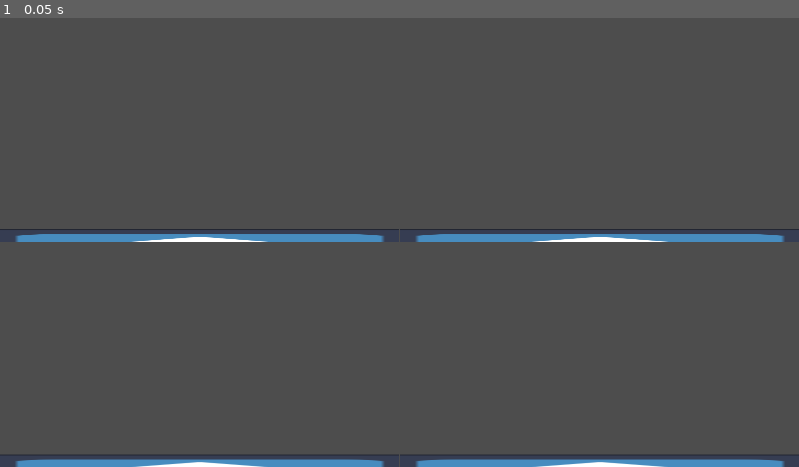
Above: before the commit, frame 1.
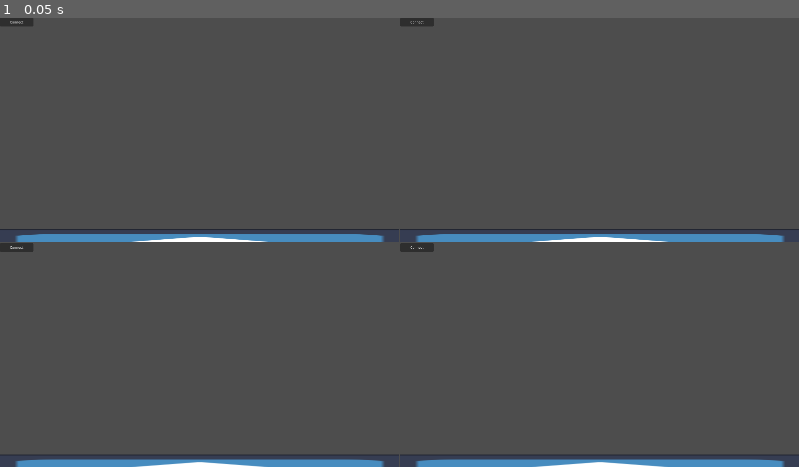
Above: after the commit, the same moment.

Repository: kamikoloss/godot-network-study
Game: Godot game, scene res://debug.tscn
Same seed, same stepped clock (60 frames per second), same inputs: the game is played once before the commit and once after it. The engine's default icon, where the game draws it, is replaced by a stand-in: a white triangle on a blue panel in a dark square.
Inputs:
- Up to frame 1 (0.05 s): no input

The runs differ from the first frame. In frame 1, 0.3% of the frame differs, in the area x 0-55%, y 0-53%.

Commit message:
ボタンで connect するようにしたけど動かない

Diff:
--- a/ws2/client.gd
+++ b/ws2/client.gd
@@ -1,12 +1,12 @@
 extends Node
 
 
-#const ADDRESS = "ws://localhost:9080"
-const ADDRESS = "localhost:9080"
+const ADDRESS = "ws://localhost:9080"
 
 
 @export var _player_scene: PackedScene
 @export var _network_nodes: Node2D
+@export var _connect_button: Button
 
 
 var mp_peer := WebSocketMultiplayerPeer.new()
@@ -16,13 +16,7 @@
 	multiplayer.peer_connected.connect(_on_peer_connected)
 	multiplayer.peer_disconnected.connect(_on_peer_disconnected)
 
-	var _error = mp_peer.create_client(ADDRESS)
-	if _error == OK:
-		print("[Client] succeeded to connect to %s" % ADDRESS)
-	else:
-		print("[Client] failed to connect to %s for %s" % [ADDRESS, _error])
-
-	multiplayer.multiplayer_peer = mp_peer
+	_connect_button.pressed.connect(_on_connect_button_pressed)
 
 
 func _on_peer_connected(id: int) -> void:
@@ -37,3 +31,12 @@
 	# Remote Peer の Player を破棄する
 	print("[Client] peer (%s) is disconnecred." % str(id))
 	_network_nodes.get_node(str(id)).queue_free()
+
+
+func _on_connect_button_pressed() -> void:
+	var _error = mp_peer.create_client(ADDRESS)
+	if _error == OK:
+		print("[Client] succeeded to connect to %s" % ADDRESS)
+	else:
+		print("[Client] failed to connect to %s for %s" % [ADDRESS, _error])
+	multiplayer.multiplayer_peer = mp_peer
--- a/ws2/client.tscn
+++ b/ws2/client.tscn
@@ -7,10 +7,11 @@
 [sub_resource type="RectangleShape2D" id="RectangleShape2D_x0om8"]
 size = Vector2(128, 128)
 
-[node name="Client" type="Node2D" node_paths=PackedStringArray("_network_nodes")]
+[node name="Client" type="Node2D" node_paths=PackedStringArray("_network_nodes", "_connect_button")]
 script = ExtResource("1_spyrx")
 _player_scene = ExtResource("2_82lgy")
 _network_nodes = NodePath("NetworkNodes")
+_connect_button = NodePath("Button")
 
 [node name="MultiplayerSpawner" type="MultiplayerSpawner" parent="."]
 _spawnable_scenes = PackedStringArray("res://player.tscn")
@@ -31,3 +32,9 @@
 
 [node name="CollisionShape2D" type="CollisionShape2D" parent="LocalNodes/Ground"]
 shape = SubResource("RectangleShape2D_x0om8")
+
+[node name="Button" type="Button" parent="."]
+custom_minimum_size = Vector2(160, 40)
+offset_right = 8.0
+offset_bottom = 8.0
+text = "Connect"
--- a/ws2/server.gd
+++ b/ws2/server.gd
@@ -1,7 +1,7 @@
 extends Node
 
 
-const PORT = 9090
+const PORT = 9080
 
 
 var mp_peer := WebSocketMultiplayerPeer.new()
